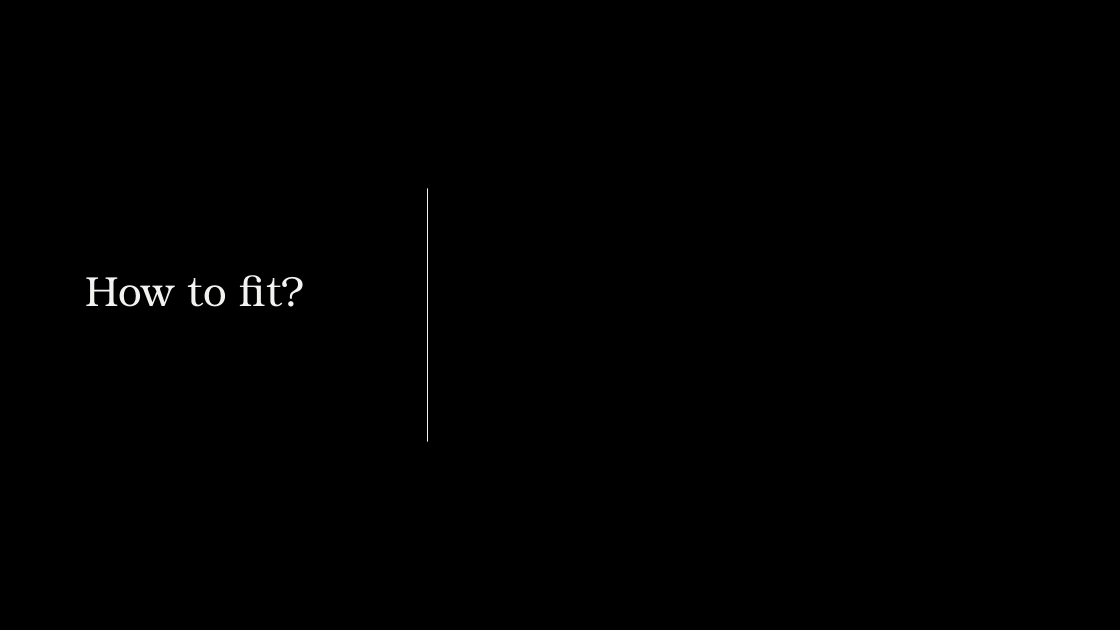
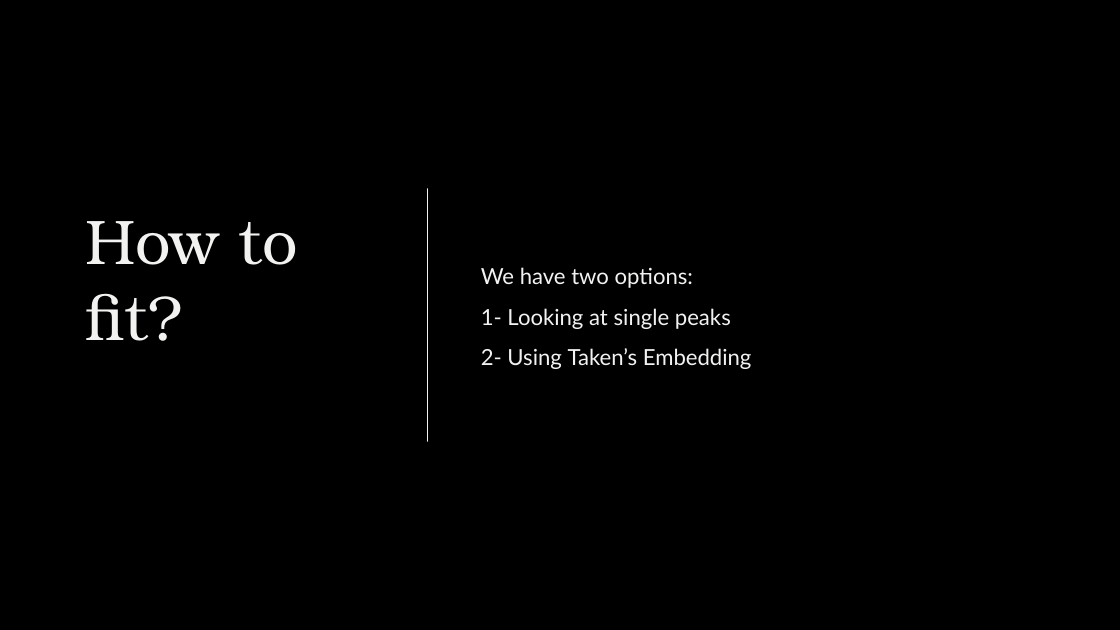
Before and after one commit to ekremdemirboga/modelling-calcium-oscillations-in-astrocytes, a slide deck: slide 7 of final/final.pptx. Drawn at 1120x630 pixels with LibreOffice and Linux fonts; fonts in the diff are those of the drawing; background and template pictures are left out. Boxes give left, top, right and bottom in pixels: in the first picture for what was removed or moved away, otherwise in the second. Text is boxed around its words. In the diff, an @@ line names an element or a change of style, - is before the commit and + after.

Commit message:
added fitPeaks.py for fitting single peaks to the model.

```diff
--- a/final/final.pptx
+++ b/final/final.pptx
@@ title "How to fit?" at (85,221,298,341): size 36 to 54 pt @@
@@ text added at (481,267,752,369), 19 pt, text #F2F3F0 @@
+We have two options:
+1- Looking at single peaks
+2- Using Taken’s Embedding
```
Also in this commit, not shown: 5 other slides changed, 2 slides added, 18 other files.
